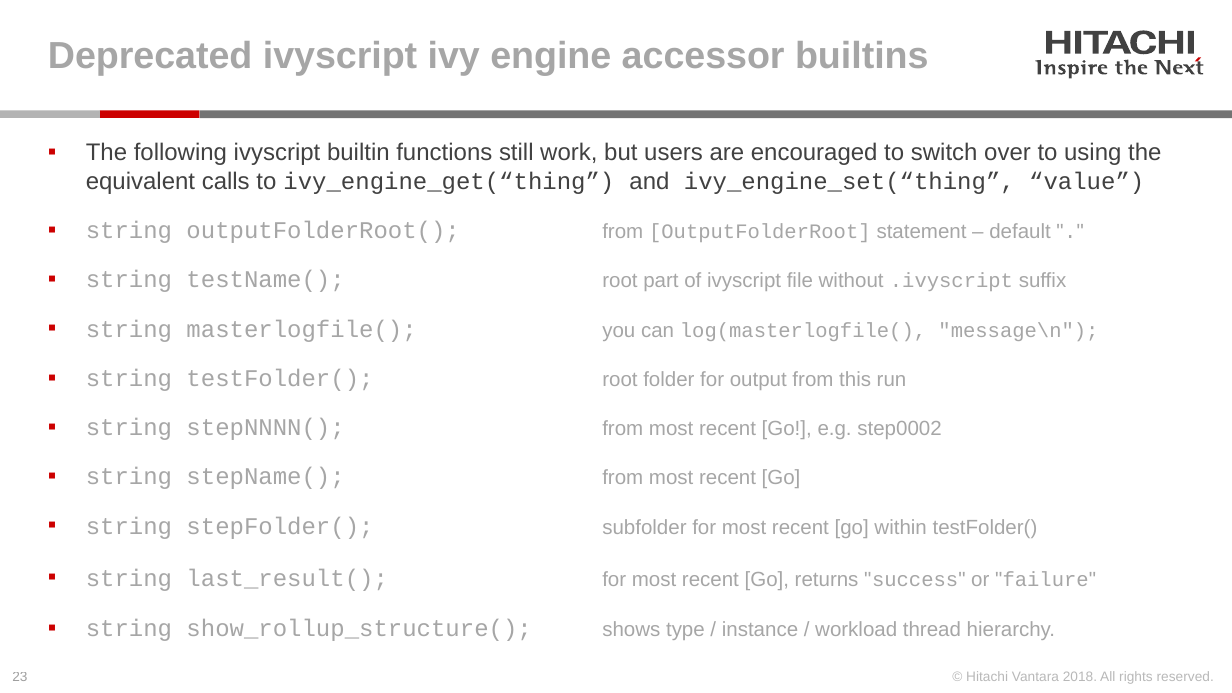
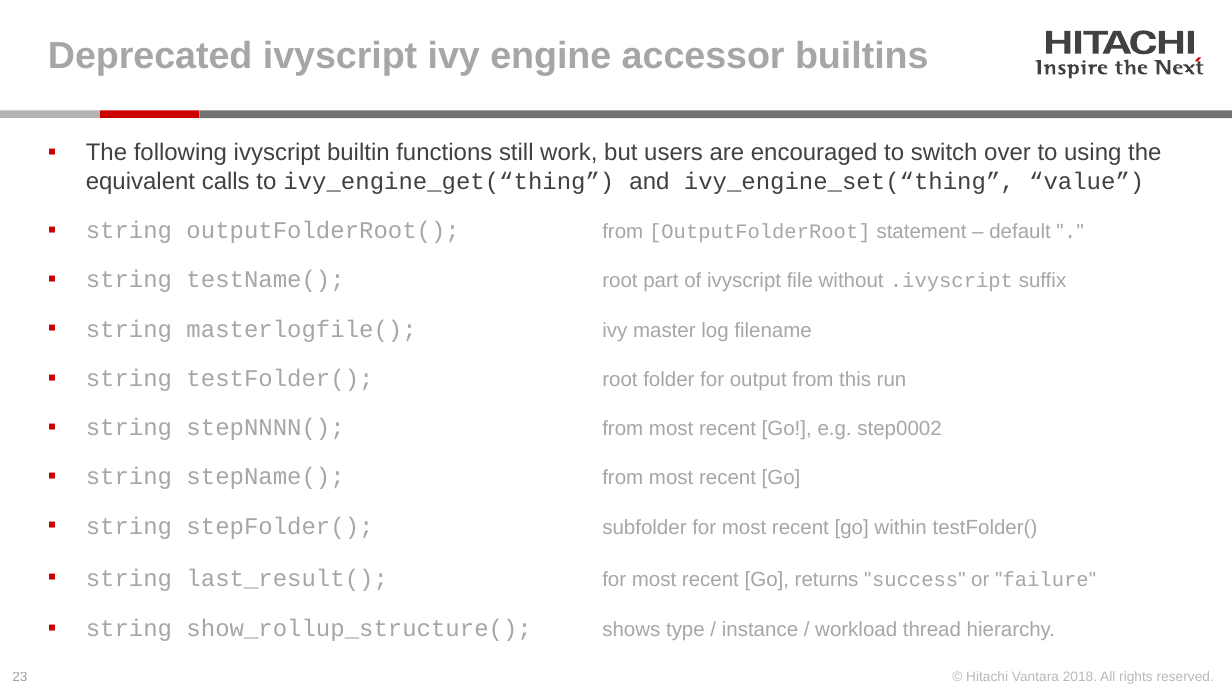
Before and after one commit to Hitachi-Data-Systems/ivy, a slide deck: slide 23 of doc/ivyscript reference.pptx. Drawn at 1232x693 pixels with LibreOffice and Linux fonts; fonts in the diff are those of the drawing. Boxes give left, top, right and bottom in pixels: in the first picture for what was removed or moved away, otherwise in the second. Text is boxed around its words. In the diff, an @@ line names an element or a change of style, - is before the commit and + after.

```diff
--- a/doc/ivyscript reference.pptx
+++ b/doc/ivyscript reference.pptx
@@ text at (86, 320, 811, 342): text changed; size 12 to 14 pt @@
-▪ string masterlogfile(); you can log(masterlogfile(), "message\n");
+▪ string masterlogfile(); ivy master log filename
```
Also in this commit, not shown: 2 other slides changed, 48 other files.
